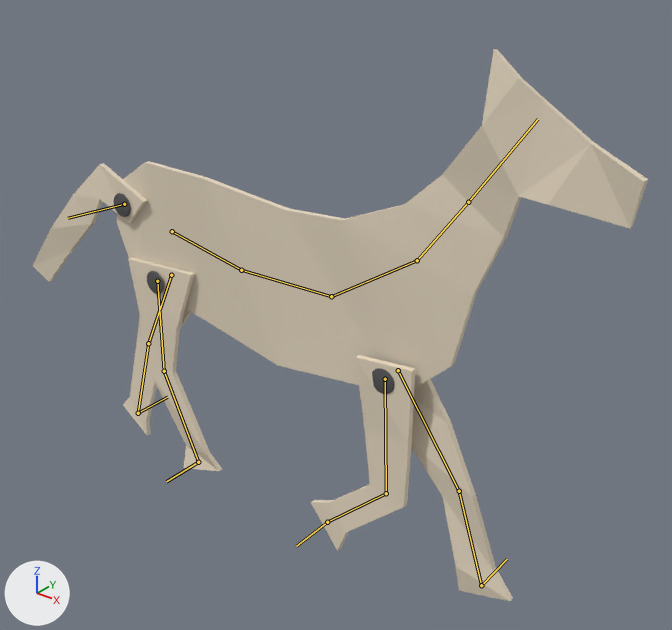
Two versions of the Blender file blends/horse.blend, one commit apart.
The view is the same before and after, from a camera (50 mm lens) standing at (3.09, -3.35, 3.46) and looking at (0.24, 0.21, 1.25). The lights are fixed; the arrows at lower left show +X, +Y and +Z. Both versions are drawn at frame 30 of the action 'walk'; the numbers are the values there. The bones that bend it are drawn over the model as lines.

The first picture shows 'Plane', 'pin', 'pin.001', 'pin.002'.
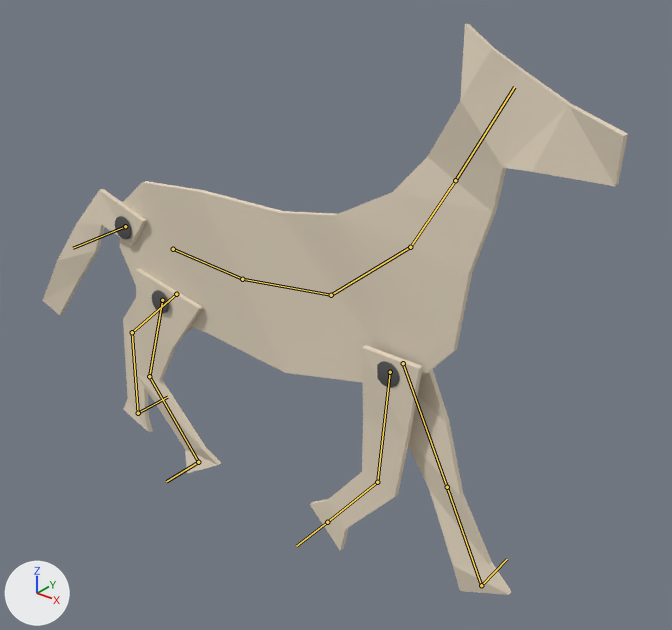
The change, as a list of edits to the scene's bpy script:
```text
Change bone_bone:
    where bone_bone = bpy.data.objects['Armature'].pose.bones['Bone']
    bone_bone.location: (0.047, 0.004, 0.0) -> (0.155, 0.011, 0.0)
    bone_bone.rotation_quaternion: (0.999, 0.0, 0.0, -0.038) -> (1.0, 0.0, 0.0, 0.012)  # degrees (0, 0, -4) -> degrees (0, 0, 1)
```

Boxes (x1, y1, x2, y2) around the edits, measured in the pictures (672 x 630 px):
'Plane', posed: before (33, 49, 648, 601); after (43, 24, 628, 595)
'pin.002', posed: before (113, 193, 131, 217); after (115, 216, 132, 239)
bone 'Bone', root to tip: before (172, 231) to (241, 270); after (173, 249) to (242, 279)
